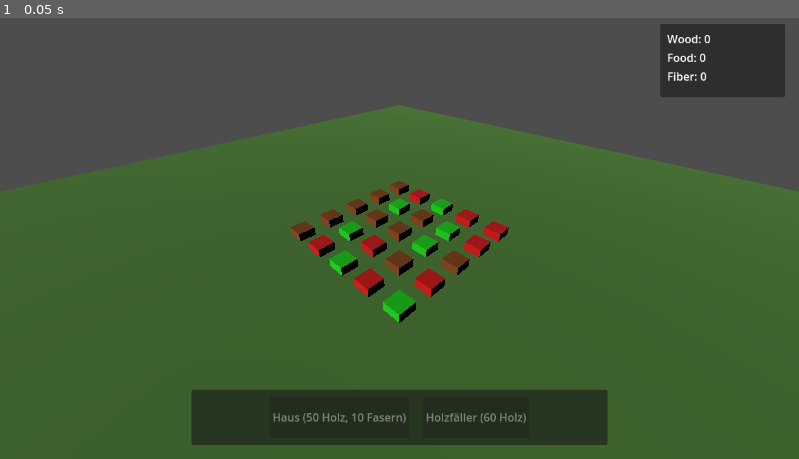
Above: before the commit, frame 1.
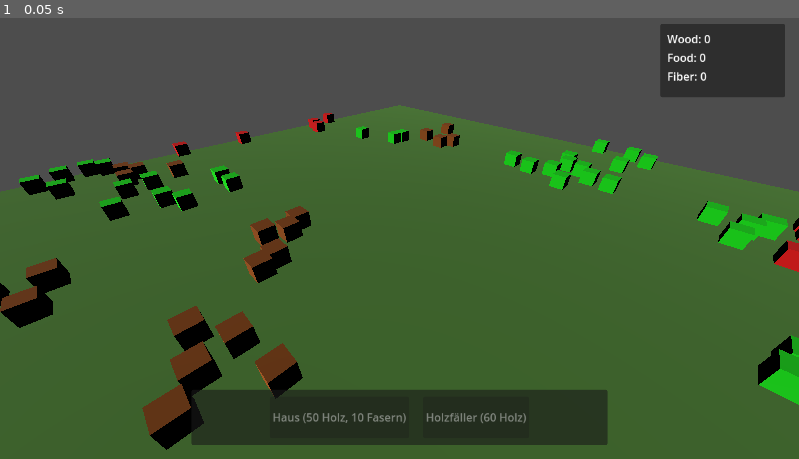
Above: after the commit, the same moment.

Repository: Catloff/Gaia-Galactica
Game: Godot game, scene res://scenes/Main.tscn
Same seed, same stepped clock (60 frames per second), same inputs: the game is played once before the commit and once after it.
Inputs:
- Up to frame 1 (0.05 s): no input

The runs differ from the first frame. In frame 1, 10% of the frame differs, in the area x 0-100%, y 21-98%.

Commit message:
Organischere Ressourcenverteilung auf der Map

Diff:
--- a/scripts/Lumbermill.gd
+++ b/scripts/Lumbermill.gd
@@ -4,7 +4,7 @@
 	"wood": 60
 }
 
-const HARVEST_RADIUS = 2.0
+const HARVEST_RADIUS = 5.0
 const HARVEST_RATE = 1.0  # Sekunden pro Ernte
 
 @onready var resource_manager = get_node("/root/Main/ResourceManager")
--- a/scripts/Main.gd
+++ b/scripts/Main.gd
@@ -1,8 +1,17 @@
 extends Node3D
+
+const MAP_SIZE = 25.0  # Halbe Kartengröße
+const MIN_CLUSTER_SIZE = 3
+const MAX_CLUSTER_SIZE = 8
+const MIN_DISTANCE_BETWEEN_CLUSTERS = 4.0
+const RESOURCE_HEIGHT = 0.5
+const RESOURCE_DENSITY = 0.01  # Cluster pro Quadrateinheit (0.01 = 1 Cluster pro 100 Einheiten)
+
+var placed_positions = []
 
 func _ready():
 	setup_camera()
-	spawn_resources()
+	spawn_resource_clusters()
 
 func setup_camera():
 	var camera = $Camera3D
@@ -10,14 +19,95 @@
 		camera.position = Vector3(10, 10, 10)
 		camera.look_at(Vector3.ZERO)
 
-func spawn_resources():
+func spawn_resource_clusters():
 	var resource_scene = preload("res://scenes/Resource.tscn")
 
-	# Spawn some resources in a grid pattern
-	for i in range(-2, 3):
-		for j in range(-2, 3):
-			var resource = resource_scene.instantiate()
-			# Randomly assign resource type
-			resource.resource_type = randi() % 3  # 0 to 2 for our three resource types
-			add_child(resource)
-			resource.position = Vector3(i * 2, 0, j * 2)
+	# Berechne die Anzahl der Cluster basierend auf der Kartengröße und Dichte
+	var map_area = (MAP_SIZE * 2) * (MAP_SIZE * 2)  # Gesamtfläche der Karte
+	var base_clusters = int(map_area * RESOURCE_DENSITY)  # Grundanzahl der Cluster
+	var num_clusters = max(base_clusters + randi_range(-2, 2), 3)  # Mindestens 3 für jeden Ressourcentyp
+
+	print("Spawning %d resource clusters on map area %d" % [num_clusters, map_area])
+
+	# Sicherstellen, dass wir mindestens einen Cluster von jedem Typ haben
+	var resource_types = [0, 1, 2]  # WOOD, FIBER, FOOD
+	resource_types.shuffle()  # Zufällige Reihenfolge
+
+	# Zuerst einen Cluster von jedem Typ spawnen
+	for resource_type in resource_types:
+		spawn_resource_cluster(resource_scene, resource_type)
+
+	# Dann die restlichen Cluster zufällig verteilen
+	for _i in range(num_clusters - 3):
+		var resource_type = randi() % 3
+		spawn_resource_cluster(resource_scene, resource_type)
+
+func spawn_resource_cluster(resource_scene: PackedScene, resource_type: int):
+	# Zufällige Position für das Cluster-Zentrum
+	var center = find_valid_position()
+	if not center.is_valid:
+		return
+
+	# Größe des Clusters bestimmen
+	var cluster_size = randi_range(MIN_CLUSTER_SIZE, MAX_CLUSTER_SIZE)
+
+	# Ressourcen im Cluster platzieren
+	for _j in range(cluster_size):
+		# Zufällige Position im Umkreis des Zentrums
+		var angle = randf() * TAU
+		var distance = randf_range(1.0, 3.0)
+		var offset = Vector3(
+			cos(angle) * distance,
+			0,
+			sin(angle) * distance
+		)
+
+		var pos = center.position + offset
+
+		# Prüfen ob die Position gültig ist
+		if not is_valid_position(pos):
+			continue
+
+		var resource = resource_scene.instantiate()
+		resource.resource_type = resource_type
+		add_child(resource)
+		resource.position = Vector3(pos.x, RESOURCE_HEIGHT, pos.z)
+		placed_positions.append(pos)
+
+class PositionResult:
+	var position: Vector3
+	var is_valid: bool
+
+	func _init(pos: Vector3 = Vector3.ZERO, valid: bool = false):
+		position = pos
+		is_valid = valid
+
+func find_valid_position() -> PositionResult:
+	var max_attempts = 50
+	var current_attempt = 0
+
+	while current_attempt < max_attempts:
+		var pos = Vector3(
+			randf_range(-MAP_SIZE, MAP_SIZE),
+			0,
+			randf_range(-MAP_SIZE, MAP_SIZE)
+		)
+
+		if is_valid_position(pos):
+			return PositionResult.new(pos, true)
+
+		current_attempt += 1
+
+	return PositionResult.new(Vector3.ZERO, false)
+
+func is_valid_position(pos: Vector3) -> bool:
+	# Prüfen ob Position innerhalb der Kartengrenzen
+	if abs(pos.x) > MAP_SIZE or abs(pos.z) > MAP_SIZE:
+		return false
+
+	# Prüfen ob genügend Abstand zu anderen Ressourcen
+	for existing_pos in placed_positions:
+		if pos.distance_to(existing_pos) < 1.0:
+			return false
+
+	return true
Not shown: 1 places in scenes/Lumbermill.tscn that only renumber resources
Not shown, changed: Updates.md
